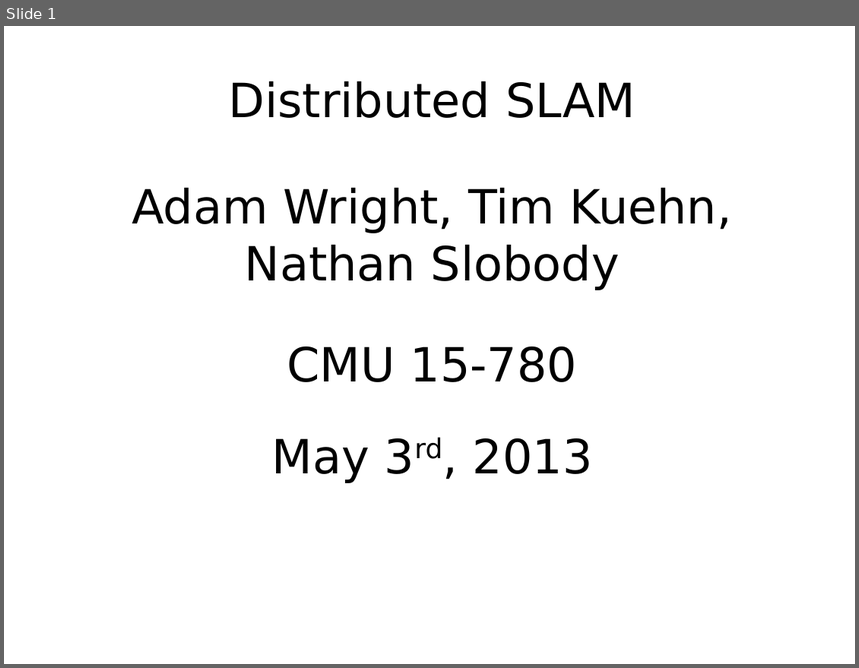
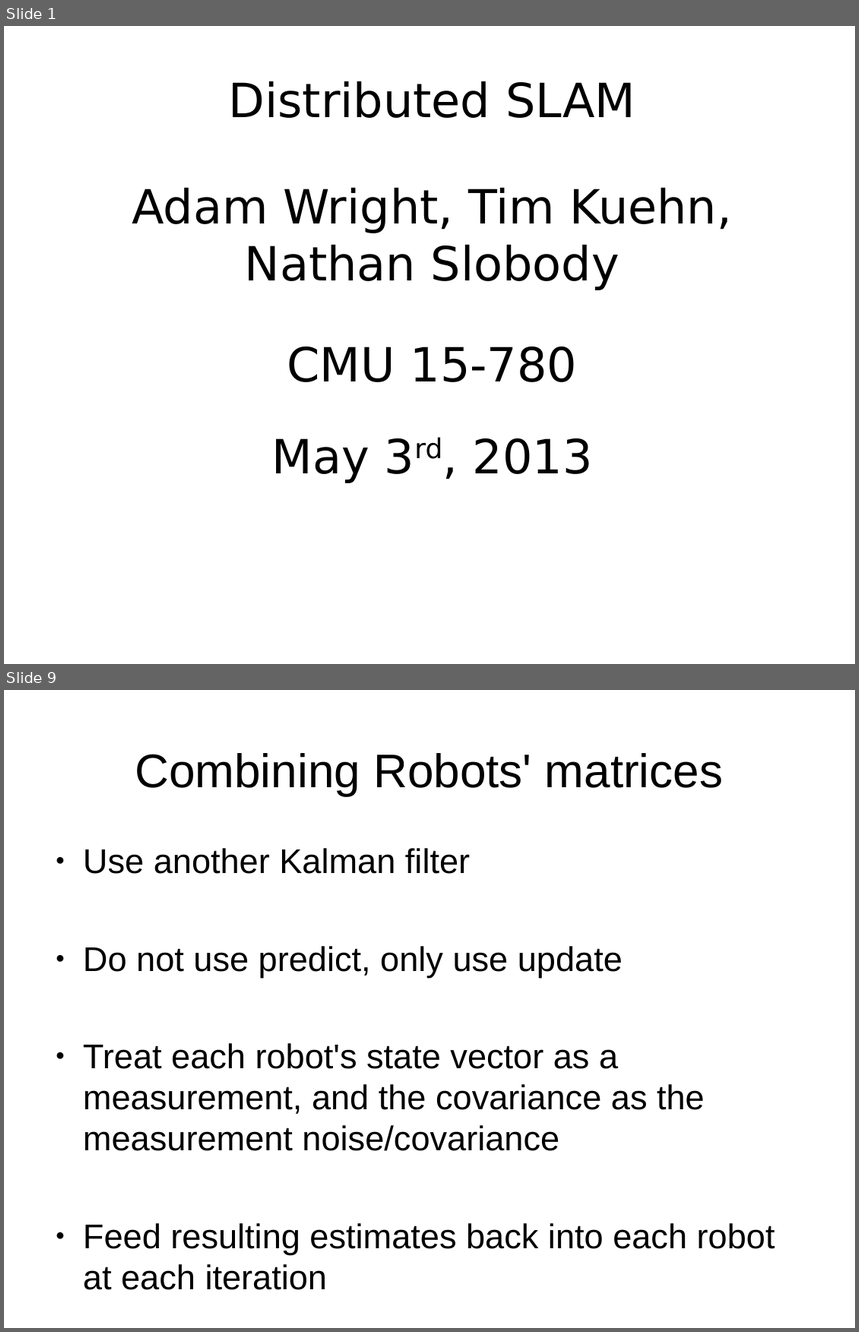
Before and after one commit to shaladdle/distslam, a slide deck: writeup/poster.odp. Shown one above the other, each under a label of ours: slide 1 before the commit, slides 1 and 9 after it; the slides between them are not shown. The pictures are 859x668 and 859x1332 pixels, drawn with LibreOffice and Linux fonts; fonts in the diff are those of the drawing. Boxes give left, top, right and bottom in pixels: in the first picture for what was removed or moved away, otherwise in the second. Text is boxed around its words. In the diff, an @@ line names an element or a change of style, - is before the commit and + after.

```diff
--- a/writeup/poster.odp
+++ b/writeup/poster.odp
@@ slide 9 added at (4, 690, 855, 1328), background #FFFFFF @@
@@ title added at (135, 753, 723, 796), 44 pt, text #000000 @@
+Combining Robots' matrices
@@ text added at (83, 848, 775, 1290), 32 pt, text #000000 @@
+● Use another Kalman filter
+● Do not use predict, only use update
+● Treat each robot's state vector as a measurement, and the covariance as the measurement noise/covariance
+● Feed resulting estimates back into each robot at each iteration
```
Also in this commit, not shown: 5 slides changed, 4 other slides added, 2 slides removed, 2 other files.
